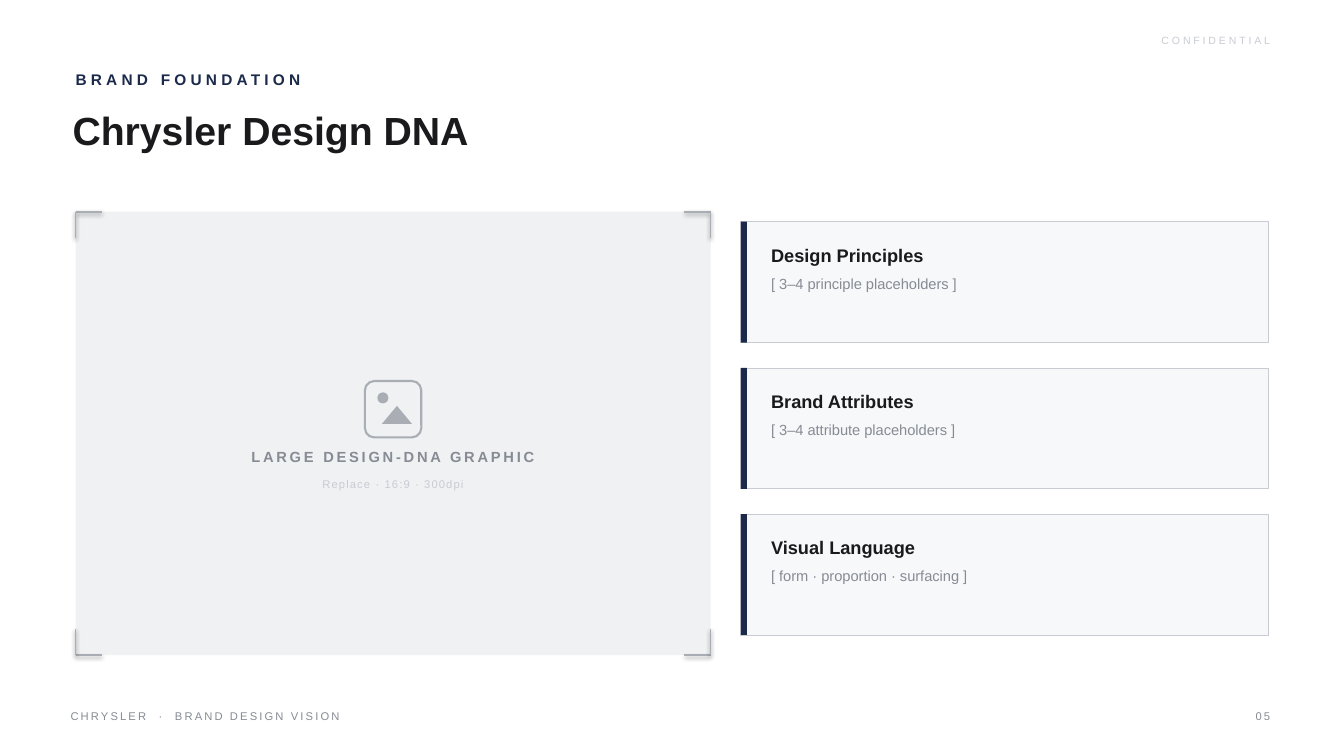
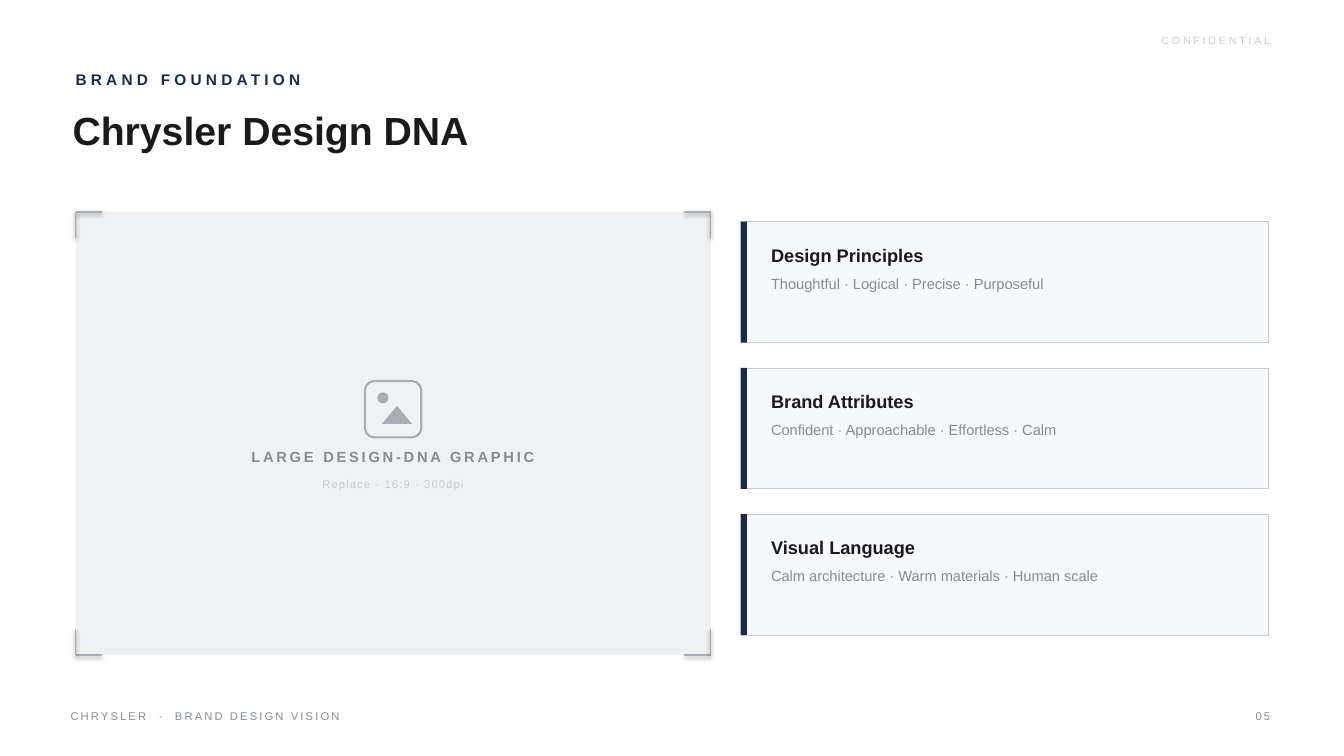
Before and after one commit to LG-Succe55/CLAUDE, a slide deck: slide 5 of Chrysler_Brand_Design_Vision.pptx. Drawn at 1344x756 pixels with LibreOffice and Linux fonts; fonts in the diff are those of the drawing. Boxes give left, top, right and bottom in pixels: in the first picture for what was removed or moved away, otherwise in the second. Text is boxed around its words. In the diff, an @@ line names an element or a change of style, - is before the commit and + after.

```diff
--- a/Chrysler_Brand_Design_Vision.pptx
+++ b/Chrysler_Brand_Design_Vision.pptx
@@ text at bbox=[771, 278, 1044, 292]: text changed @@
-[ 3–4 principle placeholders ]
+Thoughtful · Logical · Precise · Purposeful
@@ text at bbox=[771, 424, 1056, 438]: text changed @@
-[ 3–4 attribute placeholders ]
+Confident · Approachable · Effortless · Calm
@@ text at bbox=[771, 570, 1098, 581]: text changed @@
-[ form · proportion · surfacing ]
+Calm architecture · Warm materials · Human scale
```
Also in this commit, not shown: 13 other slides changed, 1 other file.
